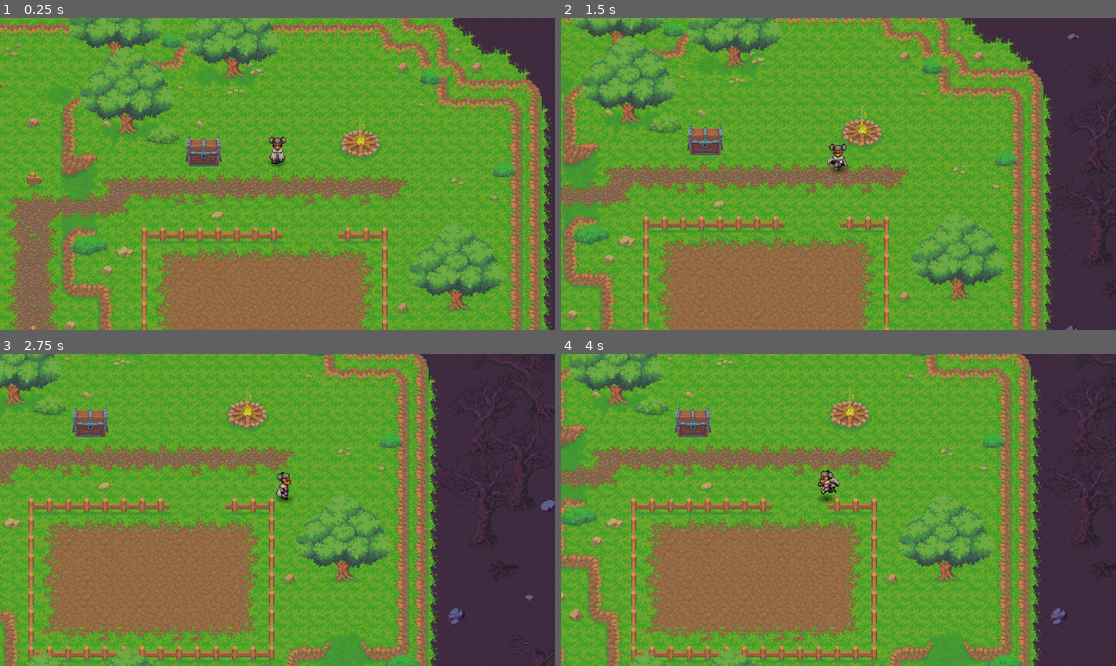
Above: before the commit, frames 1-4 (two rows, left to right).
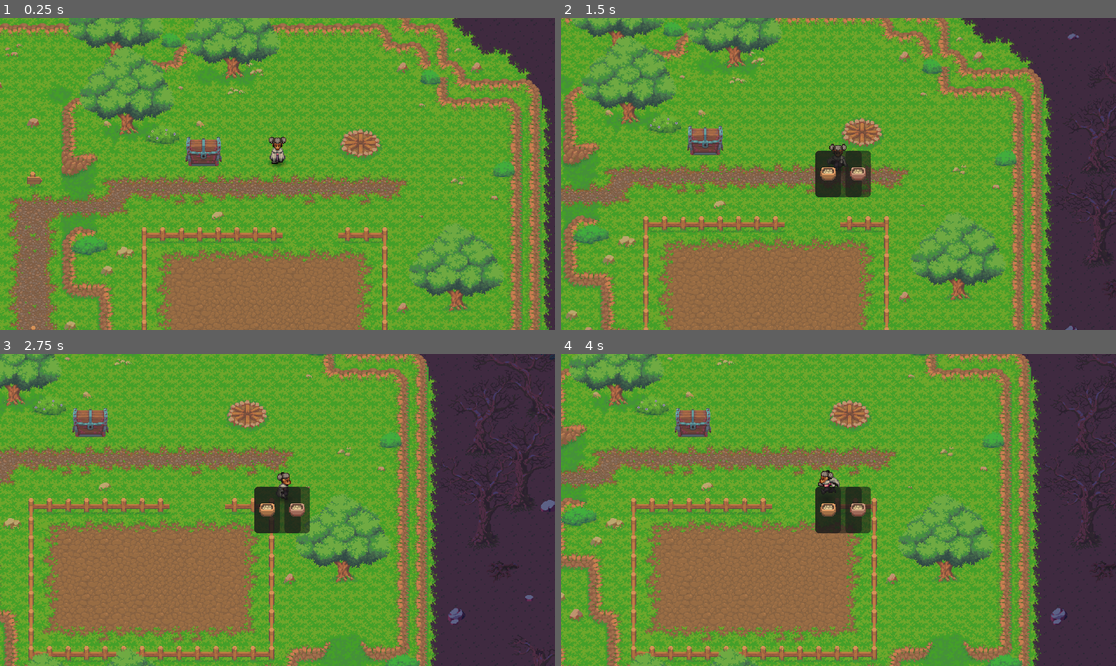
Above: after the commit, the same moments.

Repository: TheKangGaming/bloomblight
Game: Godot game, scene res://scenes/level/game.tscn
Same seed, same stepped clock (60 frames per second), same inputs: the game is played once before the commit and once after it.
Inputs (mouse positions are in pixels of both pictures, inside the frame that each line leads up to):
- Up to frame 1 (0.25 s): no input
- Up to frame 2 (1.5 s): tap Enter at 0.5 s; move the mouse to (960, 158) at 0.52 s; hold D (right) 0.53-1.28 s; hold E (interact) 0.53-1.28 s; tap Space (action) at 0.6 s; click (960, 158) at 0.67 s; move the mouse to (727, 189) at 1.27 s; hold S (down) from 1.28 s (still down); tap E (interact) at 1.35 s
- Up to frame 3 (2.75 s): tap Space (action) at 1.55, 2.1 s; move the mouse to (333, 441) at 2.02 s; release S (down) at 2.03 s; hold D (right) from 2.03 s (still down); hold E (interact) from 2.03 s (still down)
- Up to frame 4 (4 s): move the mouse to (810, 572) at 2.77 s; release D (right) at 2.78 s; release E (interact) at 2.78 s; hold 1 (tool_forward) 2.78-3.53 s; tap E (interact) at 2.85, 3.8 s; click (810, 572) at 2.92 s; tap Space (action) at 3.05 s; move the mouse to (1005, 556) at 3.52 s; hold A (left) from 3.53 s (still down); hold Shift (run) from 3.53 s (still down)

The runs differ from the first frame. In frame 1, less than 0.1% of the frame differs, in the area x 63-67%, y 32-42%; in frame 2, 1.5%; in frame 3, 1.5%; in frame 4, 1.5%, in the area x 45-56%, y 10-58%.
Error before the commit: Parse Error: Identifier "cooking_menu" not declared in the current scope. (res://scenes/level/camp_fire.gd:22)
Error after the commit: Invalid access to property or key '3' on a base object of type 'Dictionary'. (res://scenes/ui/cooking_menu.gd:23)

Commit message:
Cooking Menu

Diff:
--- a/scenes/level/camp_fire.gd
+++ b/scenes/level/camp_fire.gd
@@ -19,11 +19,19 @@
 		# Toggle the fire state
 		if not is_lit:
 			toggle_fire(true)
-			cooking_menu.open_menu()
 			print("Campfire lit! Ready to cook.")
+			var menu = get_tree().get_first_node_in_group("CookingMenu")
+			if menu:
+				menu.open_menu()
+
 		else:
 			toggle_fire(false)
 			print("Campfire extinguished.")
+
+			# Find the menu via the Group and close it!
+			var menu = get_tree().get_first_node_in_group("CookingMenu")
+			if menu:
+				menu.close_menu()
 
 func toggle_fire(on: bool):
 	is_lit = on
--- a/scenes/level/game.tscn
+++ b/scenes/level/game.tscn
@@ -13,6 +13,7 @@
 [ext_resource type="PackedScene" uid="uid://dintbdgcfxu3b" path="res://scenes/ui/overlay.tscn" id="9_pn0ym"]
 [ext_resource type="PackedScene" uid="uid://tqhmm4hkqce0" path="res://scenes/ui/seed_menu.tscn" id="10_0o7gw"]
 [ext_resource type="TileSet" uid="uid://b8uqxw86b8u65" path="res://Epic_Tileset.tres" id="10_pn0ym"]
+[ext_resource type="PackedScene" uid="uid://d1c28n15wopmi" path="res://scenes/ui/cooking_menu.tscn" id="13_bften"]
 [ext_resource type="PackedScene" uid="uid://82ji0j6uwvpc" path="res://scenes/level/sign.tscn" id="13_lw8he"]
 [ext_resource type="AudioStream" uid="uid://dtn14tdae0ypa" path="res://audio/Whispers_of_the_Old_Wood.mp3" id="14_g35fm"]
 
@@ -2702,6 +2703,8 @@
 [node name="SeedMenu" parent="CanvasLayer" unique_id=1163232163 instance=ExtResource("10_0o7gw")]
 visible = false
 
+[node name="CookingMenu" parent="CanvasLayer" unique_id=534342953 instance=ExtResource("13_bften")]
+
 [node name="MainMenu" parent="CanvasLayer" unique_id=235357107 instance=ExtResource("9_0o7gw")]
 
 [node name="CanvasModulate" type="CanvasModulate" parent="." unique_id=1575379906]
--- a/scenes/ui/cooking_menu.tscn
+++ b/scenes/ui/cooking_menu.tscn
@@ -11,7 +11,7 @@
 atlas = ExtResource("2_bnbn2")
 region = Rect2(744, 137, 14, 12)
 
-[node name="CookingMenu" type="CanvasLayer" unique_id=534342953]
+[node name="CookingMenu" type="CanvasLayer" unique_id=534342953 groups=["CookingMenu"]]
 script = ExtResource("1_pkwnn")
 
 [node name="Panel" type="Panel" parent="." unique_id=292111174]
